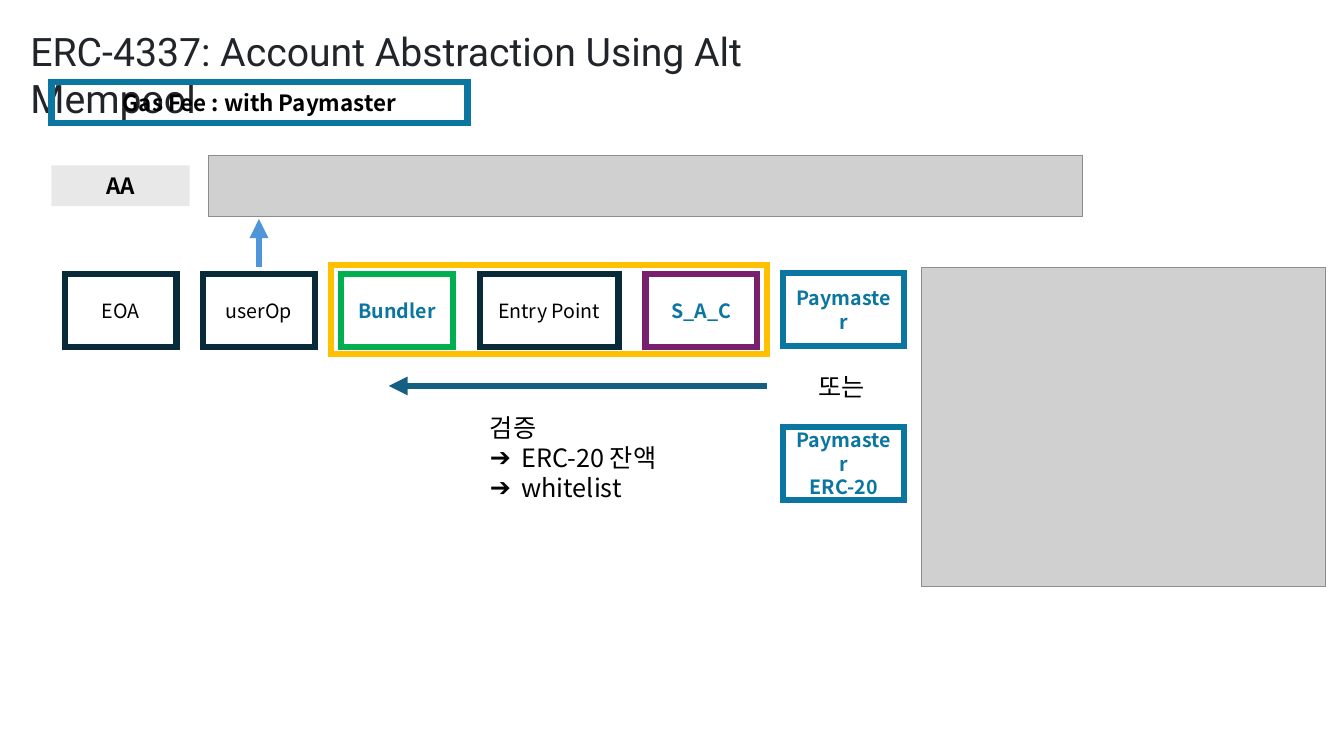
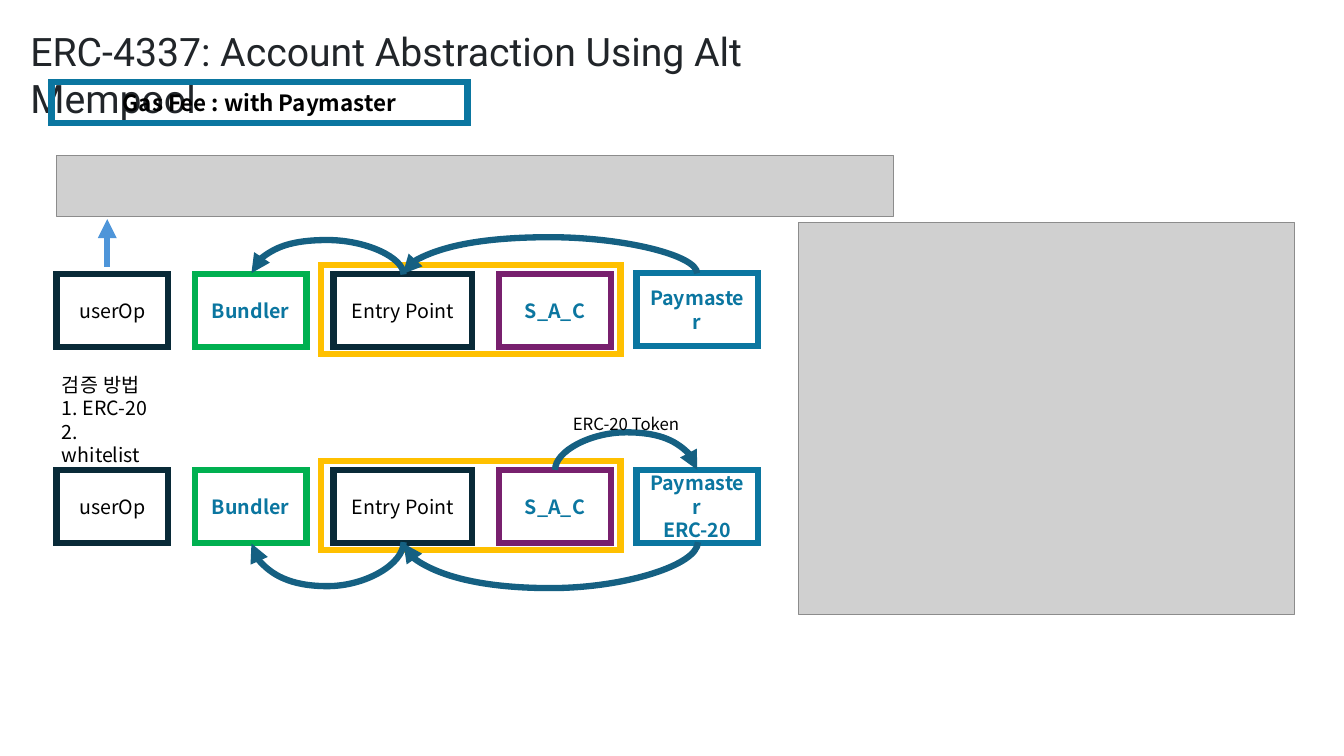
Before and after one commit to yyyljy/erc4337_alchemybundler, a slide deck: slide 11 of ERC4337.pptx. Drawn at 1344x756 pixels with LibreOffice and Linux fonts; fonts in the diff are those of the drawing; grey boxes stand for pictures. Boxes give left, top, right and bottom in pixels: in the first picture for what was removed or moved away, otherwise in the second. Text is boxed around its words. In the diff, an @@ line names an element or a change of style, - is before the commit and + after.

```diff
--- a/ERC4337.pptx
+++ b/ERC4337.pptx
@@ rectangle removed at bbox=[51, 165, 190, 206] @@
-AA
@@ picture: place and size @@
-picture at bbox=[209, 155, 1084, 216]
+picture at bbox=[56, 155, 893, 216]
@@ arrow moved from (259, 267) - (259, 219) to (107, 267) - (107, 219) @@
@@ curved arrow added from (698, 273) to (403, 274), #156082 4.5 pt @@
@@ picture: place and size @@
-picture at bbox=[922, 267, 1326, 587]
+picture at bbox=[799, 222, 1295, 614]
@@ curved arrow added from (403, 274) to (251, 273), #156082 4.5 pt @@
@@ rectangle: place and size @@
-rectangle at bbox=[331, 265, 767, 354]
+rectangle at bbox=[321, 265, 620, 354]
@@ rectangle removed at bbox=[65, 274, 176, 347] @@
-EOA
@@ 5 rectangles: place and size @@
-5 rectangles at bbox=[203, 273, 904, 347]
+5 rectangles at bbox=[56, 273, 757, 347]
@@ text at bbox=[62, 375, 148, 468]: text changed; size 18 to 14 pt @@
-검증
-➔ ERC-20 잔액
-➔ whitelist
+검증 방법
+1. ERC-20
+2. whitelist
@@ arrow removed from (767, 386) to (389, 386) @@
@@ text removed at bbox=[818, 376, 864, 398] @@
-또는
@@ text added at bbox=[573, 416, 679, 435], 12 pt, text #000000 @@
+ERC-20 Token
@@ curved arrow added from (556, 470) to (698, 470), #156082 4.5 pt @@
@@ rectangle added at bbox=[56, 470, 168, 542], outline #092A39 4.5 pt, 14 pt, text #000000 @@
+userOp
@@ rectangle added at bbox=[195, 470, 307, 542], outline #00B050 4.5 pt, 14 pt, text #0B76A0, bold @@
+Bundler
@@ rectangle added at bbox=[321, 462, 620, 551], outline #FFC000 4.5 pt @@
@@ rectangle added at bbox=[334, 470, 473, 542], outline #092A39 4.5 pt, 14 pt, text #000000 @@
+Entry Point
@@ rectangle added at bbox=[499, 470, 611, 542], outline #78206E 4.5 pt, 14 pt, text #0B76A0, bold @@
+S_A_C
@@ rectangle "Paymaster": place and size @@
-rectangle "Paymaster" at bbox=[783, 427, 904, 500]
+rectangle "Paymaster" at bbox=[636, 470, 757, 542]
@@ curved arrow added from (403, 542) to (251, 543), #156082 4.5 pt @@
@@ curved arrow added from (698, 542) to (403, 543), #156082 4.5 pt @@
```
Also in this commit, not shown: 8 other slides changed.
